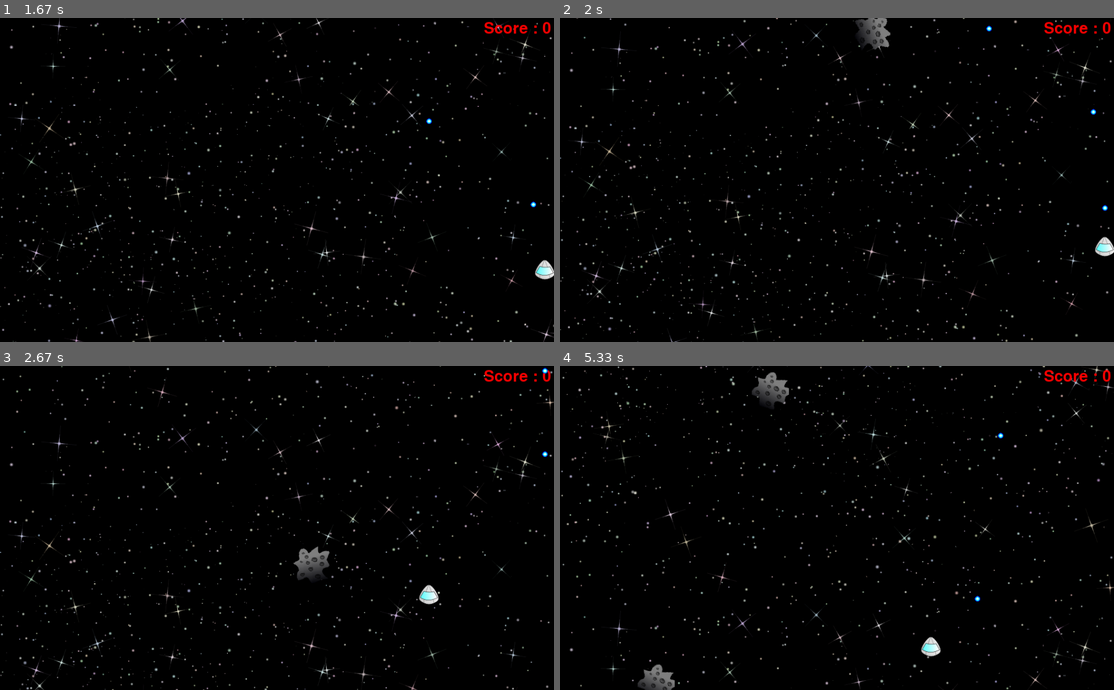
Above: before the commit, frames 1-4 (two rows, left to right).
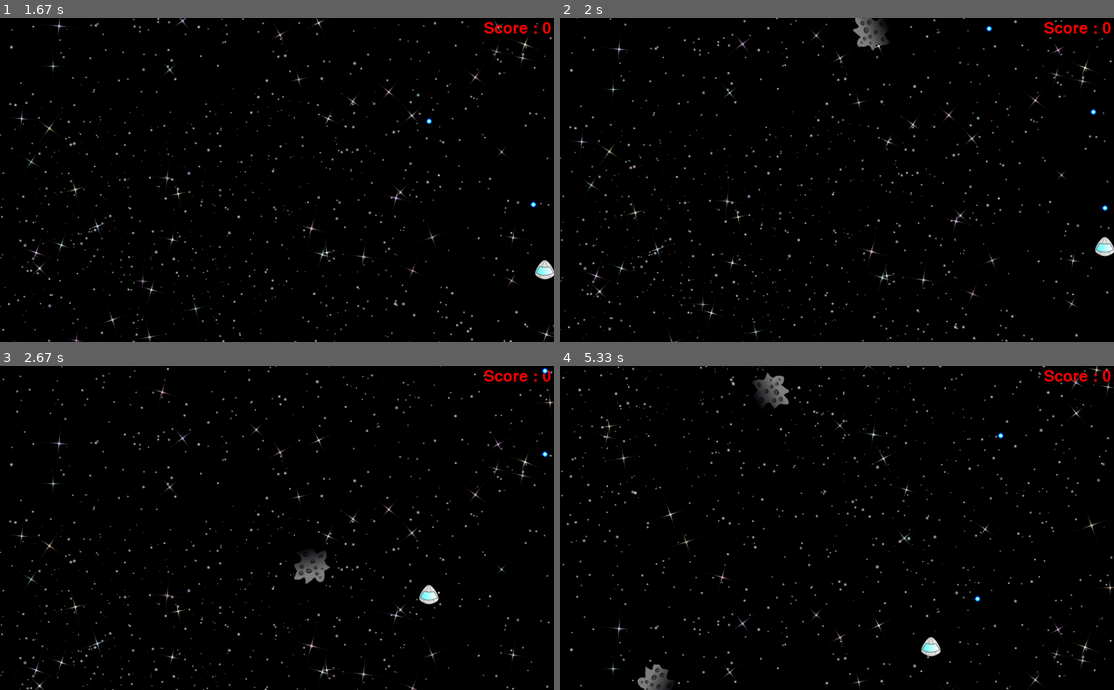
Above: after the commit, the same moments.

Repository: rodrigets/games-in-pygame
Game: pygame game, started from asteroides.py
Same seed, same stepped clock (60 frames per second), same inputs: the game is played once before the commit and once after it.
Inputs (mouse positions are in pixels of both pictures, inside the frame that each line leads up to):
- Up to frame 1 (1.67 s): click (282, 176) at 0.38 s; tap Space at 0.67, 1.07, 1.37, 1.57 s; hold Right 1-1.47 s; hold Up from 1.5 s (still down)
- Up to frame 2 (2 s): release Up at 1.8 s; hold Right from 1.83 s (still down); tap Space at 1.9 s
- Up to frame 3 (2.67 s): tap Space at 2.2, 2.4 s; release Right at 2.3 s; hold Left from 2.33 s (still down)
- Up to frame 4 (5.33 s): tap Space at 2.7, 2.97, 3.3, 3.6, 3.73, 4.13, 4.43, 4.8, 5.2 s; release Left at 2.87 s; hold Down 2.9-3.2 s; hold Left 3.23-3.63 s; hold Up 3.67-4.03 s; hold Right 4.07-4.7 s; hold Down 4.73-5.1 s; hold Left from 5.13 s (still down)

Frame 1 is identical in both runs. In frame 2, 0.4% of the frame differs, in the area x 52-60%, y 0-11%; in frame 3, 0.4%; in frame 4, 0.6%, in the area x 14-42%, y 1-100%.

Commit message:
Improved asteroid rotation and added randomness to angular velocity.

Diff:
--- a/asteroides.py
+++ b/asteroides.py
@@ -50,7 +50,9 @@
                 global counter
                 counter += 5
 
-def rot_center(image, angle):
+
+# https://pygame.org/wiki/RotateCenter
+def rotate_center(image, angle):
     """rotate an image while keeping its center and size"""
     orig_rect = image.get_rect()
     rot_image = pygame.transform.rotate(image, angle)
@@ -60,9 +62,15 @@
     return rot_image
 
 
+# Rotate asteroid with angular velocity and limiting it to 360 degrees.
+def rotate_asteroid(asteroid):
+    asteroid['angle'] = (asteroid['angle'] + asteroid['angular_velocity']) % 360
+
+
 def move_asteroids(asteroids):
     for asteroid in asteroids:
         asteroid['position'][1] += asteroid['speed']
+        rotate_asteroid(asteroid)
 
 
 def remove_used_asteroids(asteroids):
@@ -91,7 +99,9 @@
         'surface': pygame.image.load(
             os.path.join(RES_FOLDER, 'asteroid.png')).convert_alpha(),
         'position': [randrange(892), -64],
-        'speed': randrange(3, 9)
+        'speed': randrange(3, 9),
+        'angle': 0,
+        'angular_velocity': randrange(1, 10)
     }
 
 #setup music to play
@@ -272,10 +282,8 @@
         screen.blit(t, (SCREEN_WIDTH - score_text_size[0] - 5 , 5))
 
 
-        # increase angle to rotate asteroid
-        angle += 2
         for asteroid in asteroids:
-            screen.blit(rot_center(asteroid['surface'], angle % 360), asteroid['position'])
+            screen.blit(rotate_center(asteroid['surface'], asteroid['angle']), asteroid['position'])
 
         for shot in shots:
             screen.blit(shot['surface'], shot['position'])
